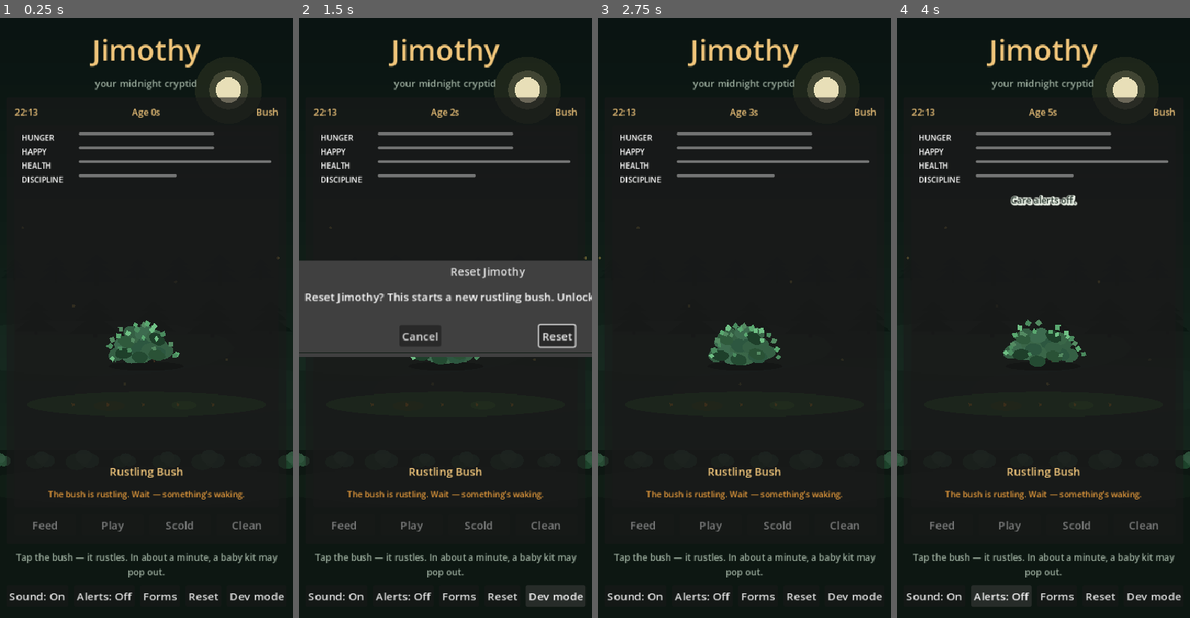
Above: before the commit, frames 1-4 (left to right).
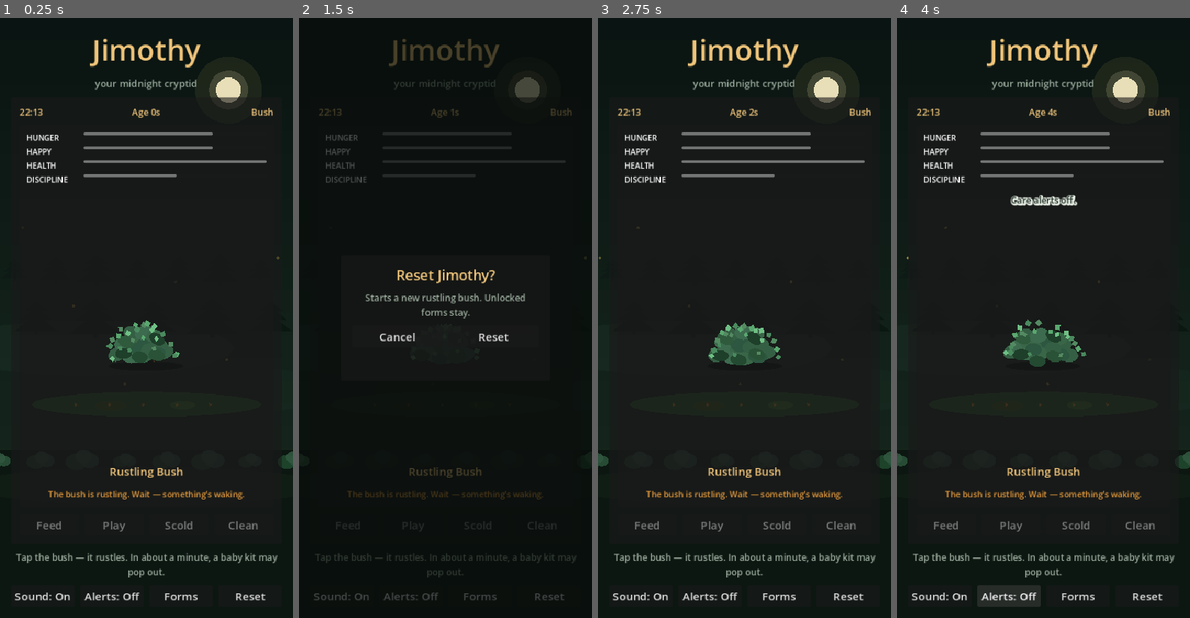
Above: after the commit, the same moments.

Repository: rgarn023/JimothyPet
Game: Godot game, scene res://scenes/main.tscn
The game is run twice, just before and just after one commit, with the same random seed, the same clock (stepped at 60 frames per second) and the same inputs.
Inputs (mouse positions are in pixels of both pictures, inside the frame that each line leads up to):
- Up to frame 1 (0.25 s): no input
- Up to frame 2 (1.5 s): click "Reset" at 0.5 s; click (556, 594) at 1.25 s, where only the run before the commit has a clickable "Dev mode"
- Up to frame 3 (2.75 s): click "Cancel" at 2 s
- Up to frame 4 (4 s): click "Alerts: Off" at 2.75 s; click "Alerts: On" at 3.5 s

The runs differ from the first frame. In frame 1, 1.7% of the frame differs, in the area x 2-98%, y 15-98%; in frame 2, 22%, in the area x 0-100%, y 3-99%; in frame 3, 1.7%; in frame 4, 1.8%.

Commit message:
Differentiate treats, hide Dev behind brand taps, compact reset
Pizza and fries now have distinct eat props/icons; Dev stays hidden
until Jimothy is tapped five times quickly; reset uses a small centered
confirm card instead of a fullscreen/native prompt.

Co-authored-by: rgarn023 <rgarn023@users.noreply.github.com>

Diff:
--- a/godot/scenes/main.tscn
+++ b/godot/scenes/main.tscn
@@ -334,6 +334,7 @@
 
 [node name="BtnDev" type="Button" parent="Margin/VBox/UtilityRow"]
 unique_name_in_owner = true
+visible = false
 layout_mode = 2
 size_flags_horizontal = 3
 text = "Dev"
@@ -403,11 +404,11 @@
 
 [node name="BtnPizza" type="Button" parent="FeedPanel/FeedCard/FeedMargin/FeedVBox"]
 layout_mode = 2
-text = "Pizza Crust — greasy treat"
+text = "Pizza Crust — triangle slice · greasy"
 
 [node name="BtnFries" type="Button" parent="FeedPanel/FeedCard/FeedMargin/FeedVBox"]
 layout_mode = 2
-text = "Dumpster Fries — salty chaos"
+text = "Dumpster Fries — red carton · salty sticks"
 
 [node name="BtnFeedClose" type="Button" parent="FeedPanel/FeedCard/FeedMargin/FeedVBox"]
 layout_mode = 2
--- a/godot/scripts/main.gd
+++ b/godot/scripts/main.gd
@@ -27,7 +27,7 @@
 @onready var btn_forms: Button = %BtnForms
 @onready var btn_reset: Button = %BtnReset
 @onready var btn_dev: Button = %BtnDev
-var _reset_dialog: ConfirmationDialog
+@onready var brand_label: Label = $Margin/VBox/Brand
 @onready var feed_panel: Control = %FeedPanel
 @onready var message_panel: Control = %MessagePanel
 @onready var message_title: Label = %MessageTitle
@@ -43,6 +43,8 @@
 var _dev_status: Label
 var _play_pick_panel: ColorRect
 var _dice: ColorRect
+var _reset_panel: ColorRect
+var _brand_tap_times: Array[float] = []
 
 
 func _ready() -> void:
@@ -59,6 +61,8 @@
 	_build_dev_panel()
 	_build_play_pick_panel()
 	_build_dice_panel()
+	_build_reset_panel()
+	_wire_brand_secret()
 	_refresh_sound_button()
 	_refresh_alerts_button()
 	_refresh()
@@ -296,7 +300,103 @@
 			PetState.stage_label(),
 			_format_age(PetState.age_sec),
 		]
+	_refresh_dev_button()
+
+
+func _refresh_dev_button() -> void:
+	# Don't re-emit state_changed here (would loop via _refresh).
+	if PetState.dev_mode and not PetState.dev_unlocked:
+		PetState.dev_unlocked = true
+	btn_dev.visible = PetState.dev_unlocked
 	btn_dev.text = "Dev mode ✓" if PetState.dev_mode else "Dev mode"
+
+
+func _wire_brand_secret() -> void:
+	if brand_label == null:
+		return
+	brand_label.mouse_filter = Control.MOUSE_FILTER_STOP
+	brand_label.gui_input.connect(_on_brand_gui_input)
+
+
+func _on_brand_gui_input(event: InputEvent) -> void:
+	var tapped := false
+	if event is InputEventScreenTouch and event.pressed:
+		tapped = true
+	elif event is InputEventMouseButton and event.pressed and event.button_index == MOUSE_BUTTON_LEFT:
+		tapped = true
+	if not tapped:
+		return
+	var now := Time.get_ticks_msec() / 1000.0
+	_brand_tap_times = _brand_tap_times.filter(func(t: float): return now - t < 2.5)
+	_brand_tap_times.append(now)
+	if _brand_tap_times.size() < 5:
+		return
+	_brand_tap_times.clear()
+	PetState.unlock_dev_access()
+	_refresh_dev_button()
+	PetState.speech.emit("Dev tools unlocked.")
+	_refresh_dev_panel()
+	_dev_panel.visible = true
+
+
+func _build_reset_panel() -> void:
+	var dim := ColorRect.new()
+	dim.visible = false
+	dim.set_anchors_and_offsets_preset(Control.PRESET_FULL_RECT)
+	dim.color = Color(0.03, 0.05, 0.04, 0.72)
+	dim.mouse_filter = Control.MOUSE_FILTER_STOP
+	add_child(dim)
+	_reset_panel = dim
+
+	var card := PanelContainer.new()
+	card.set_anchors_preset(Control.PRESET_CENTER)
+	card.offset_left = -150
+	card.offset_right = 150
+	card.offset_top = -90
+	card.offset_bottom = 90
+	dim.add_child(card)
+
+	var margin := MarginContainer.new()
+	margin.add_theme_constant_override("margin_left", 16)
+	margin.add_theme_constant_override("margin_right", 16)
+	margin.add_theme_constant_override("margin_top", 14)
+	margin.add_theme_constant_override("margin_bottom", 14)
+	card.add_child(margin)
+
+	var vbox := VBoxContainer.new()
+	vbox.add_theme_constant_override("separation", 10)
+	margin.add_child(vbox)
+
+	var title := Label.new()
+	title.text = "Reset Jimothy?"
+	title.horizontal_alignment = HORIZONTAL_ALIGNMENT_CENTER
+	title.add_theme_color_override("font_color", Color("f0c57a"))
+	title.add_theme_font_size_override("font_size", 20)
+	vbox.add_child(title)
+
+	var body := Label.new()
+	body.text = "Starts a new rustling bush. Unlocked forms stay."
+	body.horizontal_alignment = HORIZONTAL_ALIGNMENT_CENTER
+	body.autowrap_mode = TextServer.AUTOWRAP_WORD_SMART
+	body.add_theme_color_override("font_color", Color("9aab9c"))
+	body.add_theme_font_size_override("font_size", 13)
+	vbox.add_child(body)
+
+	var row := HBoxContainer.new()
+	row.add_theme_constant_override("separation", 8)
+	vbox.add_child(row)
+
+	var cancel := Button.new()
+	cancel.text = "Cancel"
+	cancel.size_flags_horizontal = Control.SIZE_EXPAND_FILL
+	cancel.pressed.connect(func(): _reset_panel.visible = false)
+	row.add_child(cancel)
+
+	var ok := Button.new()
+	ok.text = "Reset"
+	ok.size_flags_horizontal = Control.SIZE_EXPAND_FILL
+	ok.pressed.connect(_confirm_reset)
+	row.add_child(ok)
 
 
 func _refresh() -> void:
@@ -472,18 +572,13 @@
 
 
 func _on_reset_pressed() -> void:
-	if _reset_dialog == null:
-		_reset_dialog = ConfirmationDialog.new()
-		_reset_dialog.title = "Reset Jimothy"
-		_reset_dialog.dialog_text = "Reset Jimothy? This starts a new rustling bush. Unlocked forms stay."
-		_reset_dialog.ok_button_text = "Reset"
-		_reset_dialog.cancel_button_text = "Cancel"
-		_reset_dialog.confirmed.connect(_confirm_reset)
-		add_child(_reset_dialog)
-	_reset_dialog.popup_centered()
+	if _reset_panel:
+		_reset_panel.visible = true
 
 
 func _confirm_reset() -> void:
+	if _reset_panel:
+		_reset_panel.visible = false
 	if raccoon and raccoon.has_method("clear_ascend"):
 		raccoon.clear_ascend()
 	PetState.reset_pet()
@@ -491,6 +586,8 @@
 
 
 func _on_dev_pressed() -> void:
+	if not PetState.dev_unlocked:
+		return
 	_refresh_dev_panel()
 	_dev_panel.visible = true
 
--- a/godot/scripts/pet_state.gd
+++ b/godot/scripts/pet_state.gd
@@ -97,6 +97,8 @@
 	"adult": {},
 }
 var dev_mode: bool = false
+## Secret gesture unlocks the Dev button (persists).
+var dev_unlocked: bool = false
 ## When true, night ambience + raccoon SFX are muted (persists).
 var sound_muted: bool = false
 ## When true, care notifications (hungry / play / acting up / waste) are allowed.
@@ -189,11 +191,13 @@
 func reset_pet() -> void:
 	var keep_forms := forms_unlocked.duplicate(true)
 	var keep_dev := dev_mode
+	var keep_dev_unlocked := dev_unlocked
 	var keep_mute := sound_muted
 	var keep_alerts := alerts_enabled
 	_reset_defaults()
 	forms_unlocked = keep_forms
 	dev_mode = keep_dev
+	dev_unlocked = keep_dev_unlocked or keep_dev
 	sound_muted = keep_mute
 	alerts_enabled = keep_alerts
 	save_game()
@@ -238,7 +242,15 @@
 	return bool((forms_unlocked[bucket] as Dictionary).get(form_id, false))
 
 
+func unlock_dev_access() -> void:
+	dev_unlocked = true
+	save_game()
+	state_changed.emit()
+
+
 func set_dev_mode(on: bool) -> void:
+	if on:
+		dev_unlocked = true
 	dev_mode = on
 	state_changed.emit()
 	save_game()
@@ -937,6 +949,7 @@
 		"energy": energy,
 		"forms_unlocked": forms_unlocked,
 		"dev_mode": dev_mode,
+		"dev_unlocked": dev_unlocked,
 		"sound_muted": sound_muted,
 		"alerts_enabled": alerts_enabled,
 	}
@@ -986,6 +999,7 @@
 	if typeof(fu) == TYPE_DICTIONARY:
 		forms_unlocked = fu
 	dev_mode = bool(d.get("dev_mode", false))
+	dev_unlocked = bool(d.get("dev_unlocked", false)) or dev_mode
 	sound_muted = bool(d.get("sound_muted", false))
 	alerts_enabled = bool(d.get("alerts_enabled", false))
 	# Dead / mid-ascension saves resume as a finished life — main starts a new bush.
--- a/godot/scripts/raccoon_view.gd
+++ b/godot/scripts/raccoon_view.gd
@@ -708,11 +708,29 @@
 	p += Vector2(sin(u * PI) * -8.0 * face, -sin(reach * PI) * 14.0)
 	var a := fade * 0.98
 	match _eat_food:
-		"pizza", "fries":
-			_ellipse(p, Vector2(16, 10), Color(0.88, 0.63, 0.29, a))
-			draw_line(p + Vector2(-12, -2), p + Vector2(12, -2), Color(0.77, 0.36, 0.29, a), 4.0)
-			_ellipse(p + Vector2(-3, 3), Vector2(3.2, 3.2), Color(0.55, 0.18, 0.18, a))
-			_ellipse(p + Vector2(4, 1), Vector2(2.6, 2.6), Color(0.55, 0.18, 0.18, a))
+		"pizza":
+			# Pizza wedge — pointed tip, crust rim, pepperoni
+			var crust := PackedVector2Array([
+				p + Vector2(0, -14), p + Vector2(16, 12), p + Vector2(-16, 12)
+			])
+			draw_colored_polygon(crust, Color(0.54, 0.29, 0.16, a))
+			var cheese := PackedVector2Array([
+				p + Vector2(0, -12), p + Vector2(13, 10), p + Vector2(-13, 10)
+			])
+			draw_colored_polygon(cheese, Color(0.88, 0.63, 0.29, a))
+			draw_line(p + Vector2(-11, -2), p + Vector2(11, -2), Color(0.77, 0.36, 0.29, a), 3.5)
+			draw_circle(p + Vector2(-4, 3), 2.6, Color(0.54, 0.18, 0.18, a))
+			draw_circle(p + Vector2(5, 5), 2.2, Color(0.54, 0.18, 0.18, a))
+		"fries":
+			# Red carton + upright fry sticks (reads clearly vs pizza)
+			draw_colored_polygon(PackedVector2Array([
+				p + Vector2(-12, 2), p + Vector2(12, 2), p + Vector2(9, 16), p + Vector2(-9, 16)
+			]), Color(0.77, 0.36, 0.29, a))
+			draw_rect(Rect2(p + Vector2(-11, 0), Vector2(22, 4)), Color(0.83, 0.42, 0.34, a))
+			draw_line(p + Vector2(-7, -12), p + Vector2(-7, 4), Color(0.94, 0.77, 0.48, a), 3.2)
+			draw_line(p + Vector2(-2, -14), p + Vector2(-2, 4), Color(0.88, 0.63, 0.29, a), 3.4)
+			draw_line(p + Vector2(3, -11), p + Vector2(3, 4), Color(0.94, 0.77, 0.48, a), 3.0)
+			draw_line(p + Vector2(7, -13), p + Vector2(7, 4), Color(0.83, 0.57, 0.23, a), 2.8)
 		"fish":
 			_ellipse(p, Vector2(18, 8), Color(0.66, 0.77, 0.83, a))
 			draw_colored_polygon(PackedVector2Array([
Not shown, changed: dist/Jimothy-godot-only-4.7.1.zip
Not shown, changed: dist/Jimothy-web.zip
Not shown, changed: dist/JimothyPet-godot-4.7.1.zip
Not shown, changed: index.html
Not shown, changed: js/game.js
Not shown, changed: js/raccoon.js
Not shown, changed: styles.css
Not shown, changed: sw.js
